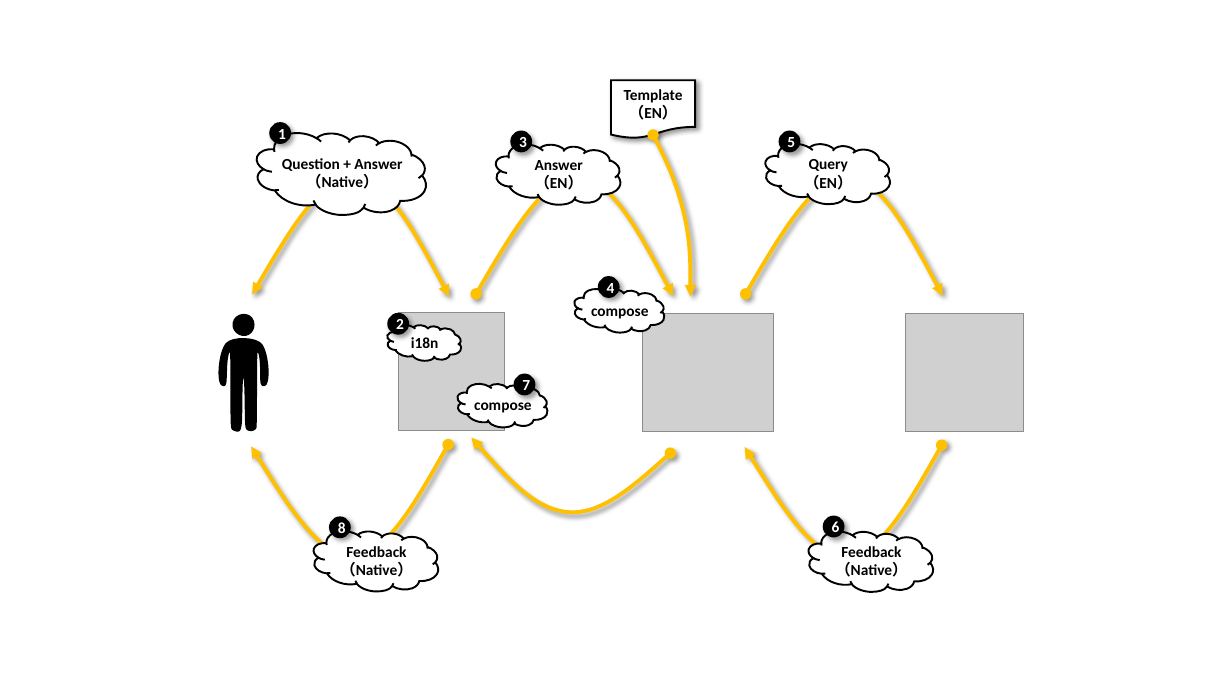
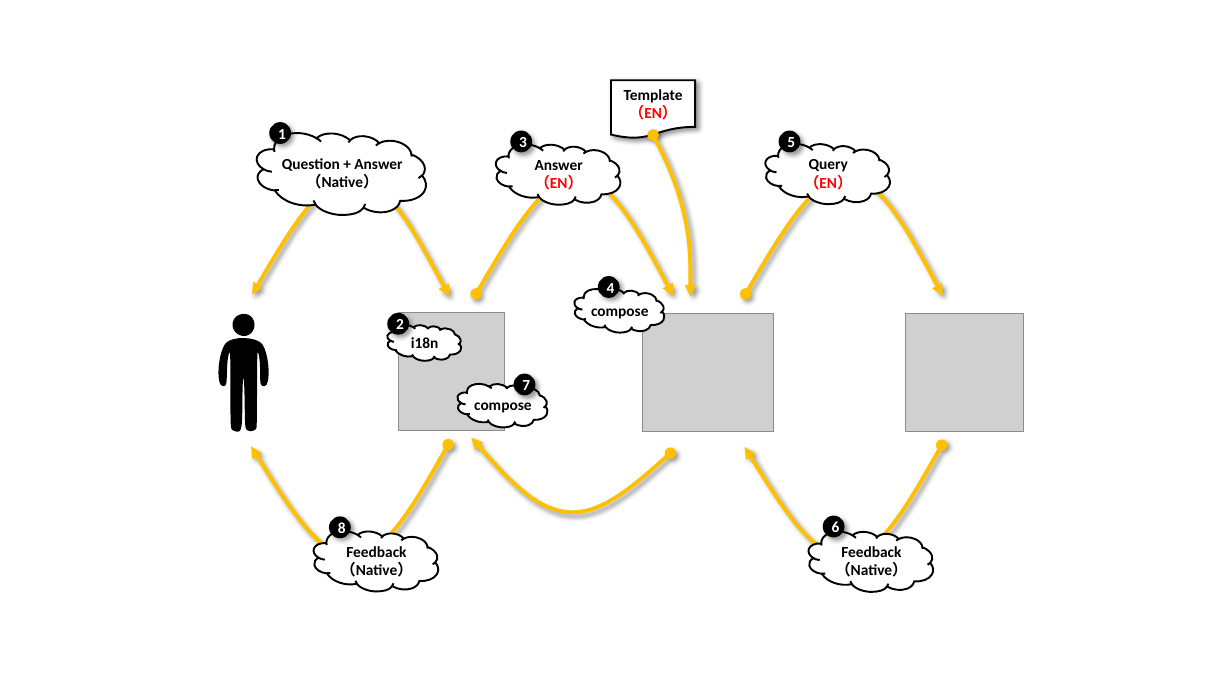
Before and after one commit to nakayama-kazuki/202x, a slide deck: slide 5 of pj-corridor.net/personalitytest/blog/pict.pptx. Drawn at 1232x693 pixels with LibreOffice and Linux fonts; fonts in the diff are those of the drawing; grey boxes stand for pictures. Boxes give left, top, right and bottom in pixels: in the first picture for what was removed or moved away, otherwise in the second. Text is boxed around its words. In the diff, an @@ line names an element or a change of style, - is before the commit and + after.

```diff
--- a/pj-corridor.net/personalitytest/blog/pict.pptx
+++ b/pj-corridor.net/personalitytest/blog/pict.pptx
@@ text in flow chart document at [629, 105, 677, 120]: text colour #000000 to #FF0000 in "（EN）" @@
@@ text at [535, 175, 583, 190]: text colour #000000 to #FF0000 in "（EN）" @@
@@ text at [804, 175, 852, 190]: text colour #000000 to #FF0000 in "（EN）" @@
```
Also in this commit, not shown: 1 slide added, 3 other files.
